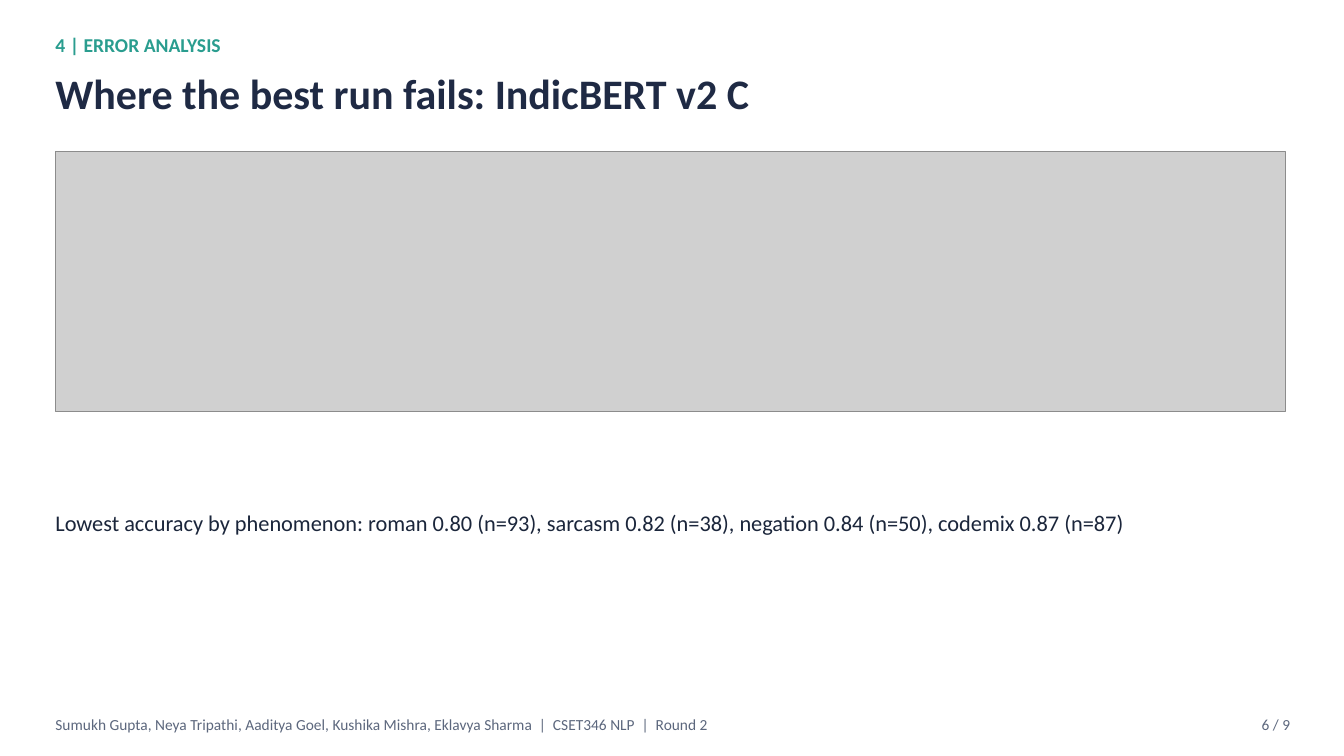
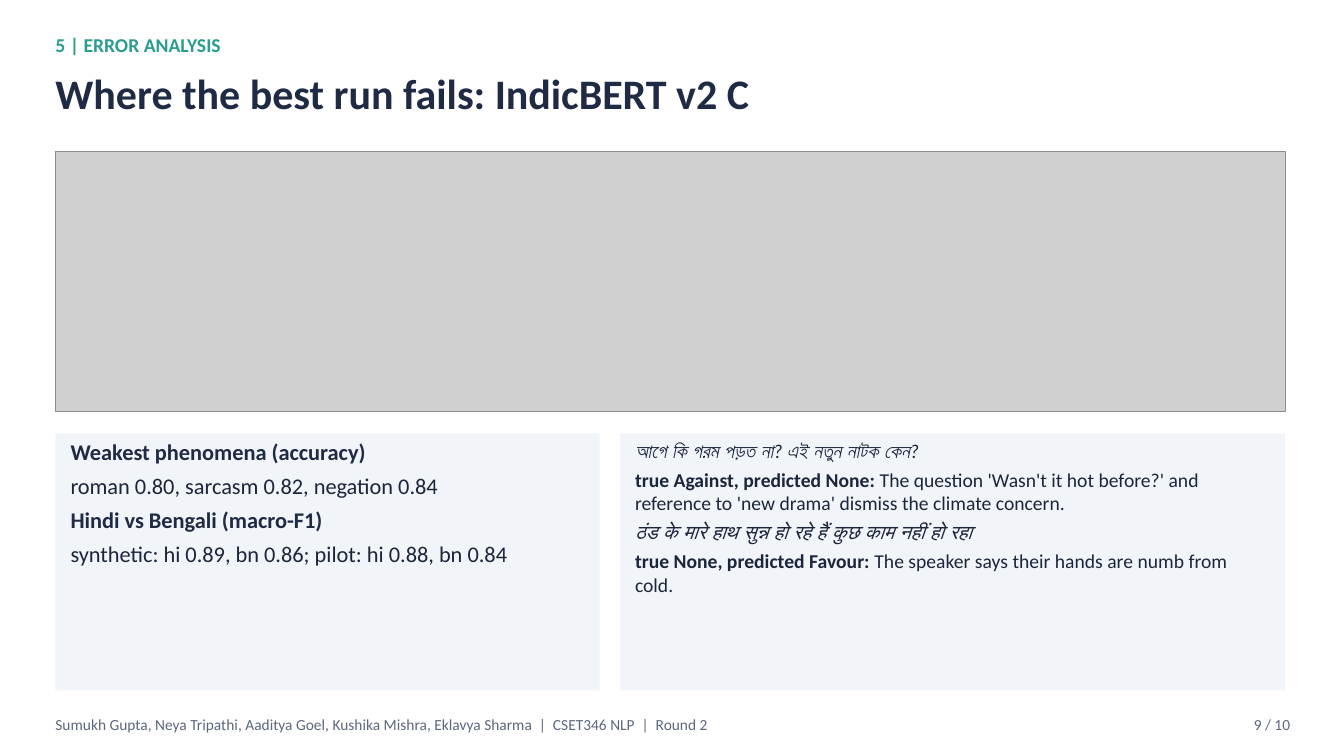
Before and after one commit to sumukh-dgaf/indic-climate-stance, a slide deck: slide 9 of outputs/Round2_Deck.pptx (slide 6 before the commit). Drawn at 1344x756 pixels with LibreOffice and Linux fonts; fonts in the diff are those of the drawing; grey boxes stand for pictures. Boxes give left, top, right and bottom in pixels: in the first picture for what was removed or moved away, otherwise in the second. Text is boxed around its words. In the diff, an @@ line names an element or a change of style, - is before the commit and + after.

```diff
--- a/outputs/Round2_Deck.pptx
+++ b/outputs/Round2_Deck.pptx
@@ text at (x1=55, y1=39, x2=221, y2=52): text changed @@
-4 | ERROR ANALYSIS
+5 | ERROR ANALYSIS
@@ rectangle "Weakest phenomena (accuracy)" resized from (x1=55, y1=515, x2=1123, y2=535) to (x1=55, y1=434, x2=600, y2=691) @@
@@ rectangle "Weakest phenomena (accuracy)" at (x1=55, y1=434, x2=600, y2=691): fill none to #F1F4F8 @@
@@ text in rectangle at (x1=71, y1=443, x2=508, y2=566): text changed @@
-Lowest accuracy by phenomenon: roman 0.80 (n=93), sarcasm 0.82 (n=38), negation 0.84 (n=50), codemix 0.87 (n=87)
+Weakest phenomena (accuracy)
+roman 0.80, sarcasm 0.82, negation 0.84
+Hindi vs Bengali (macro-F1)
+synthetic: hi 0.89, bn 0.86; pilot: hi 0.88, bn 0.84
@@ rectangle added at (x1=620, y1=434, x2=1286, y2=691), fill #F1F4F8, 14 pt, text #1B263B @@
+আগে কি গরম পড়ত না? এই নতুন নাটক কেন?
+true Against, predicted None: The question 'Wasn't it hot before?' and reference to 'new drama' dismiss the climate concern.
+ठंड के मारे हाथ सुन्न हो रहे हैं कुछ काम नहीं हो रहा
+true None, predicted Favour: The speaker says their hands are numb from cold.
@@ text at (x1=1254, y1=720, x2=1290, y2=730): text changed @@
-6 / 9
+9 / 10
```
Also in this commit, not shown: 6 other slides changed, 3 slides added, 2 slides removed, 2 other files.
